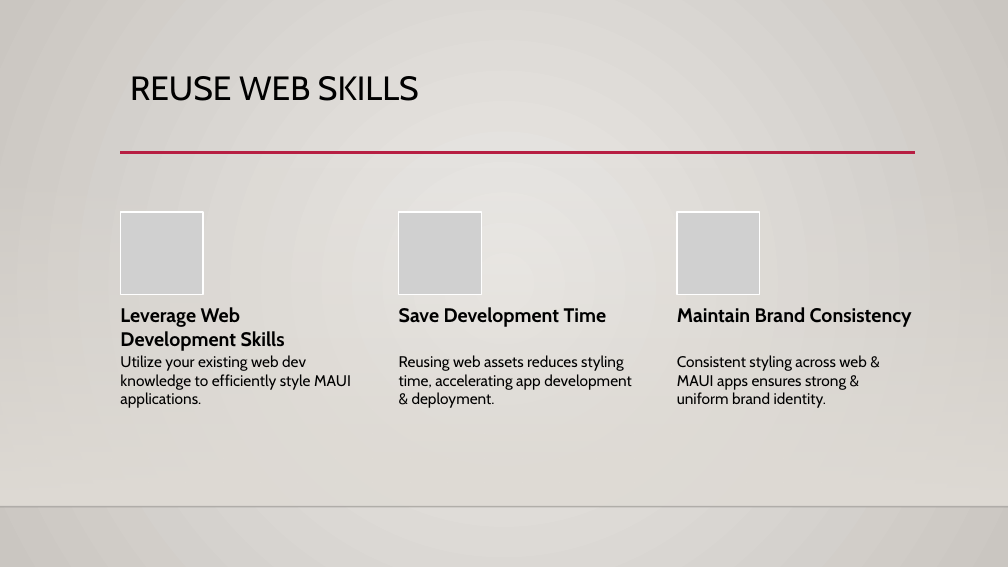
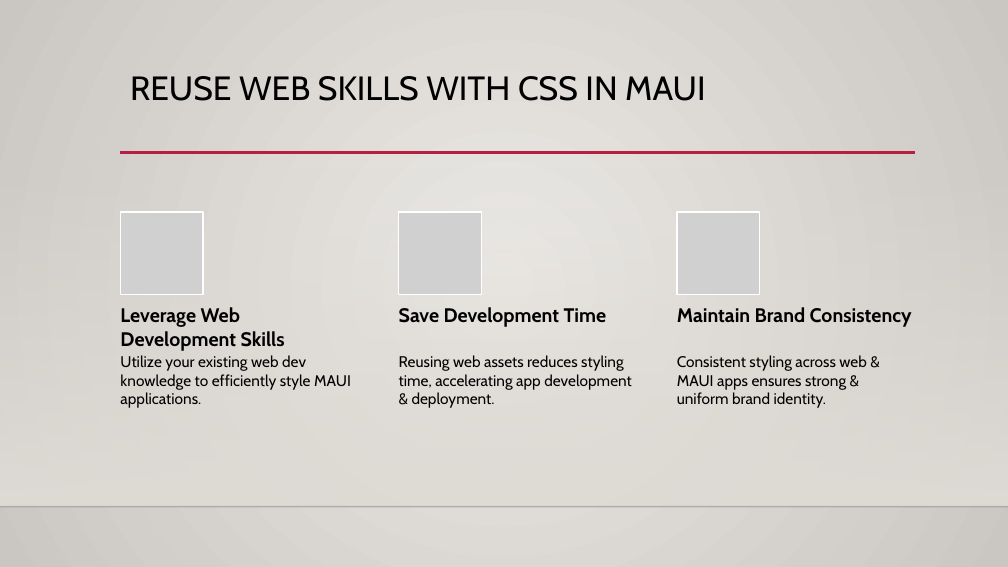
Before and after one commit to alvinashcraft/speaking, a slide deck: slide 17 of 2026/0115_CodeMash/Maui Toolkit/Create Multi-Platform Apps with .NET.pptx (slide 26 before the commit). Drawn at 1008x567 pixels with LibreOffice and Linux fonts; fonts in the diff are those of the drawing; grey boxes stand for pictures; background and template pictures are left out. Boxes give left, top, right and bottom in pixels: in the first picture for what was removed or moved away, otherwise in the second. Text is boxed around its words. In the diff, an @@ line names an element or a change of style, - is before the commit and + after.

Commit message:
Update MAUI slides for codemash 2026

```diff
--- a/2026/0115_CodeMash/Maui Toolkit/Create Multi-Platform Apps with .NET.pptx
+++ b/2026/0115_CodeMash/Maui Toolkit/Create Multi-Platform Apps with .NET.pptx
@@ title at (x1=130, y1=76, x2=705, y2=101): text changed @@
-REUSE WEB SKILLS
+REUSE WEB SKILLS WITH CSS IN MAUI
```
Also in this commit, not shown: 3 other slides changed, 1 slide added, 11 slides removed.
